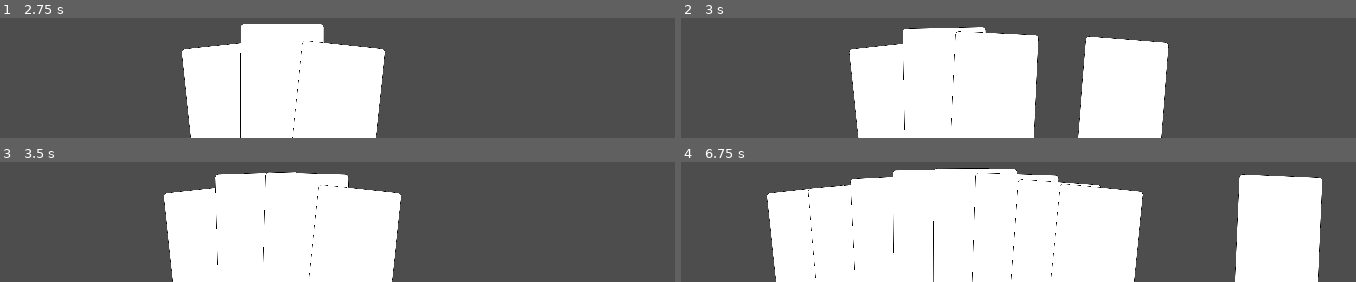
Above: before the commit, frames 1-4 (two rows, left to right).
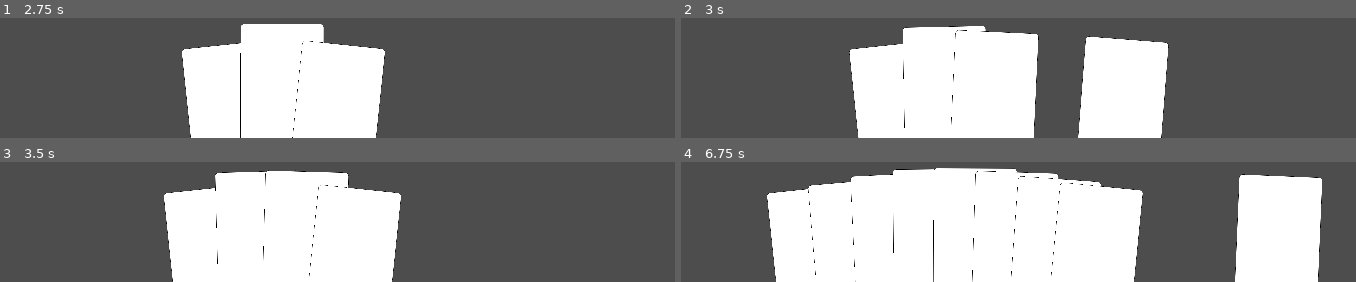
Above: after the commit, the same moments.

Repository: michael-j-coyne/card-game
Game: Godot game, scene res://hand.tscn
Same seed, same stepped clock (60 frames per second), same inputs: the game is played once before the commit and once after it.
Inputs (mouse positions are in pixels of both pictures, inside the frame that each line leads up to):
- Up to frame 1 (2.75 s): tap Enter at 0.5 s; move the mouse to (outside the picture) at 0.52 s; click (outside the picture) at 0.67 s; drag from (outside the picture) to (outside the picture) at 1.27 s; move the mouse to (outside the picture) at 2.02 s; click (outside the picture) at 2.17 s
- Up to frame 2 (3 s): drag from (outside the picture) to (outside the picture) at 2.77 s
- Up to frame 3 (3.5 s): no input
- Up to frame 4 (6.75 s): move the mouse to (outside the picture) at 3.52 s; click (outside the picture) at 3.67 s; drag from (outside the picture) to (outside the picture) at 4.27 s; move the mouse to (outside the picture) at 5.02 s; click (outside the picture) at 5.17 s; drag from (outside the picture) to (outside the picture) at 5.77 s; move the mouse to (outside the picture) at 6.52 s; click (outside the picture) at 6.67 s

Frame 1 is identical in both runs. In frame 2, 0.4% of the frame differs, in the area x 32-54%, y 6-94%; in frame 3, 0.4%; in frame 4, 1.3%, in the area x 18-69%, y 5-100%.

Commit message:
Modify vertical hand curve
This modification prevents cards at the left and right end of the hand from appearing as though they have the exact same height as the card directly adjacent when the hand size is even.

Diff:
--- a/UI/resources/vertical_card_spread_curve.tres
+++ b/UI/resources/vertical_card_spread_curve.tres
@@ -3,5 +3,5 @@
 [resource]
 min_value = -1.0
 max_value = 2.13163e-14
-_data = [Vector2(0, -1), 0.0, 0.0, 0, 0, Vector2(0.5, 2.13163e-14), 0.0, 0.0, 0, 0, Vector2(1, -1), 0.0, 0.0, 0, 0]
+_data = [Vector2(0, -1), 0.0, 2.08437, 0, 0, Vector2(0.5, 2.13163e-14), 0.0, 0.0, 0, 0, Vector2(1, -1), -2.20935, 0.0, 0, 0]
 point_count = 3
